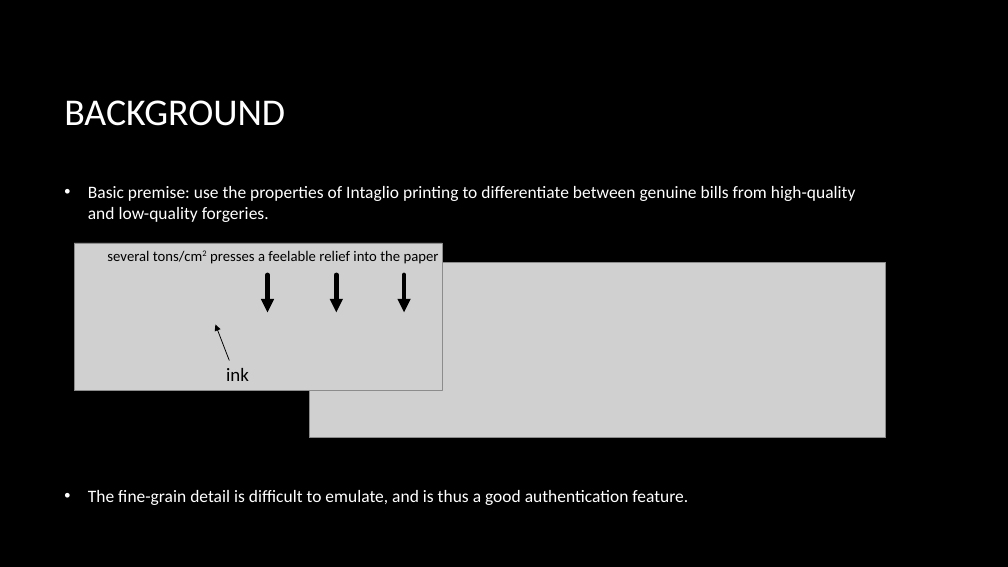
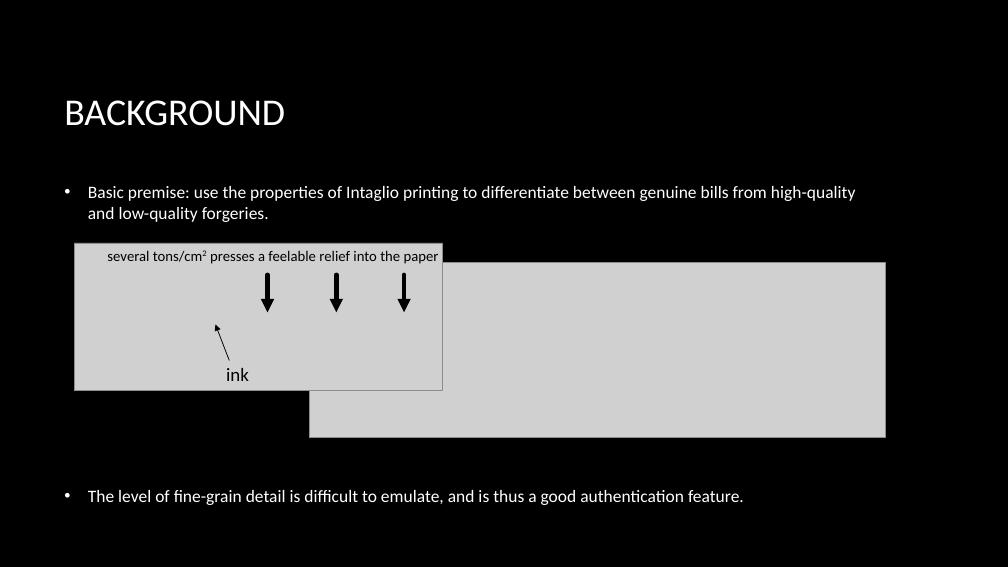
Before and after one commit to ychennay/CIS-700-Banknote-Authentication, a slide deck: slide 3 of CIS-700.pptx. Drawn at 1008x567 pixels with LibreOffice and Linux fonts; fonts in the diff are those of the drawing; grey boxes stand for pictures; background and template pictures are left out. Boxes give left, top, right and bottom in pixels: in the first picture for what was removed or moved away, otherwise in the second. Text is boxed around its words. In the diff, an @@ line names an element or a change of style, - is before the commit and + after.

```diff
--- a/CIS-700.pptx
+++ b/CIS-700.pptx
@@ text at [88, 490, 744, 505]: text changed @@
-• The fine-grain detail is difficult to emulate, and is thus a good authentication feature.
+• The level of fine-grain detail is difficult to emulate, and is thus a good authentication feature.
```
Also in this commit, not shown: 2 other slides changed, 1 slide added.
